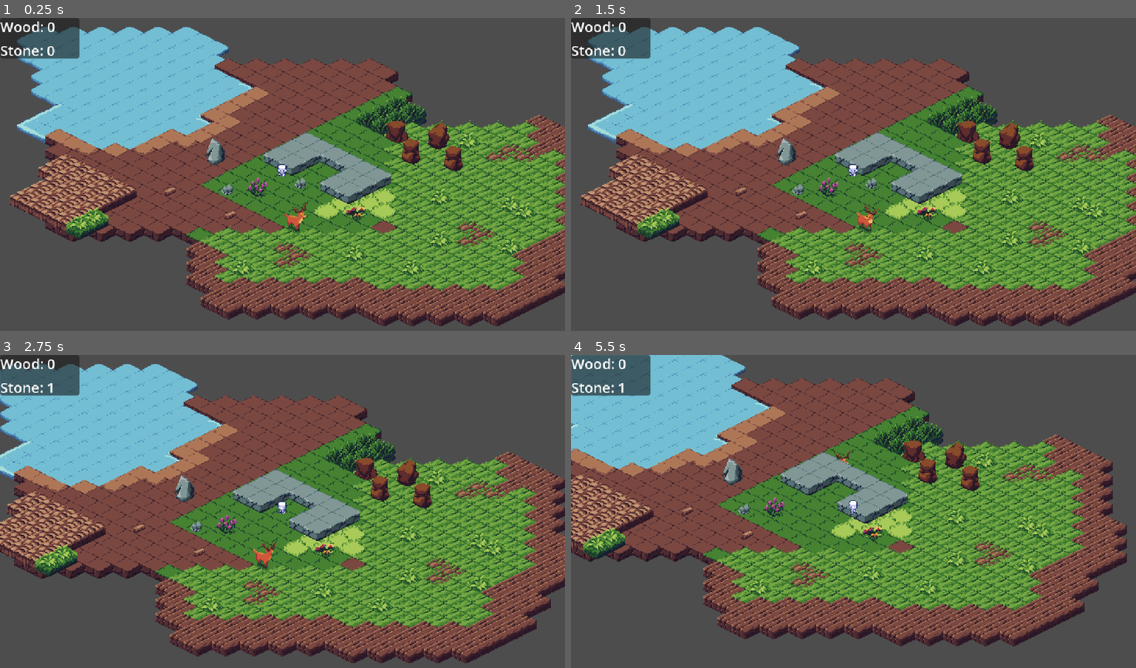
Above: before the commit, frames 1-4 (two rows, left to right).
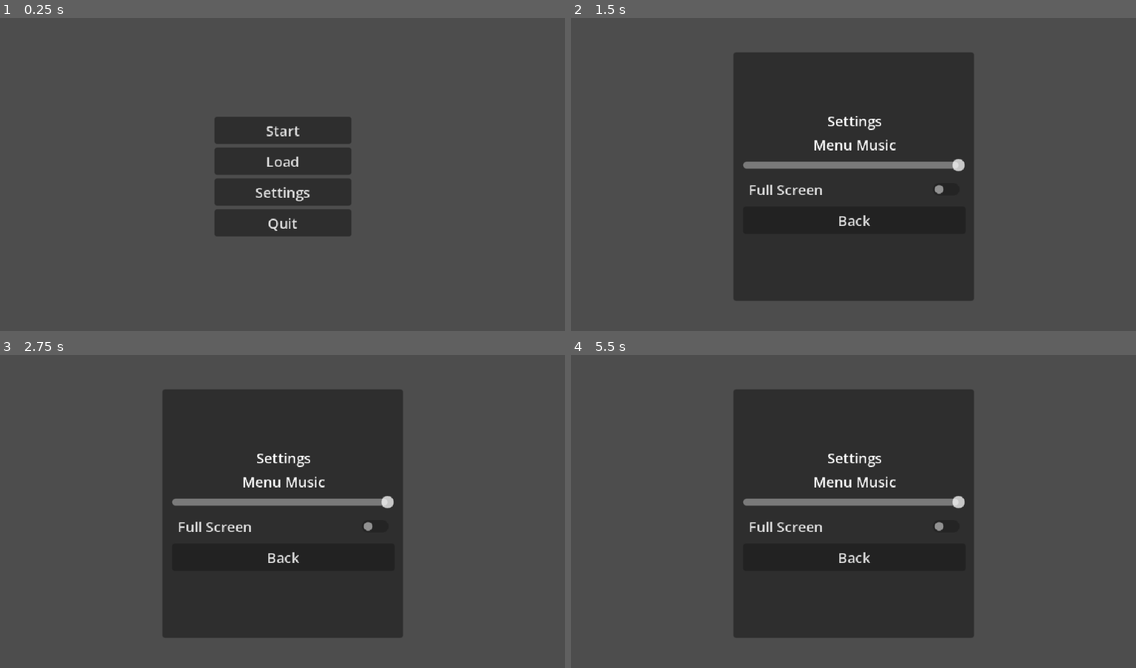
Above: after the commit, the same moments.

Repository: sperrodigital/iso
Game: Godot game, scene res://Scenes/main_menu.tscn
The game is run twice, just before and just after one commit, with the same random seed, the same clock (stepped at 60 frames per second) and the same inputs. Before the commit the project starts from res://Scenes/world.tscn.
Inputs (mouse positions are in pixels of both pictures, inside the frame that each line leads up to):
- Up to frame 1 (0.25 s): no input
- Up to frame 2 (1.5 s): click (853, 161) at 0.5 s, where only the run after the commit has a clickable "Load"; click (853, 193) at 1.25 s, where only the run after the commit has a clickable "Settings"
- Up to frame 3 (2.75 s): tap Enter at 2 s; hold Right (ui_right) from 2.03 s (still down)
- Up to frame 4 (5.5 s): release Right (ui_right) at 2.78 s; hold Down (ui_down) 2.78-3.53 s; hold Right (ui_right) 3.53-4.28 s; hold Up (ui_up) 4.28-5.03 s; hold Left (ui_left) from 5.03 s (still down)

The runs differ from the first frame. In frame 1, 66% of the frame differs, in the area x 0-100%, y 0-99%; in frame 2, 68%; in frame 3, 69%; in frame 4, 65%.

Commit message:
removing inventory and adding menu

Diff:
--- a/Scenes/Animals/Deer/deer.gd
+++ b/Scenes/Animals/Deer/deer.gd
@@ -11,7 +11,7 @@
 enum State { IDLE, WANDER }
 var state := State.IDLE
 var wander_direction := Vector2.ZERO
-var timer := 0.0
+var timer := 15.0
 
 func _ready() -> void:
 	_enter_idle()
@@ -25,7 +25,7 @@
 				_enter_wander()
 		State.WANDER:
 			velocity = wander_direction * SPEED
-			move_and_slide()
+			#move_and_slide()
 			if timer <= 0.0:
 				_enter_idle()
 
--- a/Scenes/UI.tscn
+++ /dev/null
@@ -1,31 +0,0 @@
-[gd_scene format=3 uid="uid://du1w661p5cvks"]
-
-[ext_resource type="Script" uid="uid://dirmeim6edr64" path="res://Scripts/UI.gd" id="1_uiscript"]
-
-[node name="Control" type="Control" unique_id=327695408]
-layout_mode = 3
-anchors_preset = 15
-anchor_right = 1.0
-anchor_bottom = 1.0
-grow_horizontal = 2
-grow_vertical = 2
-script = ExtResource("1_uiscript")
-
-[node name="Panel" type="Panel" parent="." unique_id=100000001]
-layout_mode = 1
-offset_right = 90.0
-offset_bottom = 46.0
-
-[node name="VBoxContainer" type="VBoxContainer" parent="Panel" unique_id=100000002]
-layout_mode = 1
-anchors_preset = 15
-anchor_right = 1.0
-anchor_bottom = 1.0
-
-[node name="WoodLabel" type="Label" parent="Panel/VBoxContainer" unique_id=100000003]
-layout_mode = 2
-text = "Wood: 0"
-
-[node name="StoneLabel" type="Label" parent="Panel/VBoxContainer" unique_id=100000004]
-layout_mode = 2
-text = "Stone: 0"
--- /dev/null
+++ b/Scenes/audio_control.gd
@@ -0,0 +1,12 @@
+extends HSlider
+
+@export var audio_bus_name: String
+
+var audio_bus_id
+
+func _ready():
+	audio_bus_id = AudioServer.get_bus_index(audio_bus_name)
+
+func _on_value_changed(value: float) -> void:
+	var db = linear_to_db(value)
+	AudioServer.set_bus_volume_db(audio_bus_id, db)
--- /dev/null
+++ b/Scenes/full_screen_control.gd
@@ -0,0 +1,7 @@
+extends CheckButton
+
+func _on_toggled(toggled_on: bool) -> void:
+	if toggled_on == true:
+		DisplayServer.window_set_mode(DisplayServer.WINDOW_MODE_FULLSCREEN)
+	else:
+		DisplayServer.window_set_mode(DisplayServer.WINDOW_MODE_WINDOWED)
--- /dev/null
+++ b/Scenes/main_menu.gd
@@ -0,0 +1,39 @@
+extends Control
+
+@onready var main_menu: Control = $"."
+@onready var settings_menu: CanvasLayer = $"Settings Menu"
+
+# Refs to sliders/buttons inside settings menu
+@onready var full_screen_control: CheckButton = $"Settings Menu/Panel/VBoxContainer/FullScreenControl"
+
+
+func _ready():
+	main_menu.visible = true
+	settings_menu.visible = false
+
+
+func _on_start_pressed():
+	# Start the game
+	get_tree().change_scene_to_file("res://Scenes/world.tscn")
+
+func _on_load_pressed():
+	# Load a saved game
+	pass # Hook up to save/load system UI.
+
+
+func _on_settings_pressed():
+	# Open hidden Settings Menu
+	print("Settings pressed...")
+	# Sync UI to current saved values in config
+
+	main_menu.visible = false
+	settings_menu.visible = true
+
+func _on_quit_pressed():
+	# Quit game
+	get_tree().quit()
+
+func _on_back_pressed():
+	# Back to main menu - from settings menu
+	main_menu.visible = true
+	settings_menu.visible = false
--- /dev/null
+++ b/Scenes/main_menu.tscn
@@ -0,0 +1,118 @@
+[gd_scene format=3 uid="uid://cggwsw6e3fno0"]
+
+[ext_resource type="Script" uid="uid://csv21sbeit12o" path="res://Scenes/main_menu.gd" id="1_28flt"]
+[ext_resource type="Script" uid="uid://gtrht3mnhiy3" path="res://Scenes/audio_control.gd" id="2_48xlc"]
+[ext_resource type="AudioStream" uid="uid://buvl60u6rhfvi" path="res://Assets/Music/MenuMusic.mp3" id="3_1ehe0"]
+[ext_resource type="Script" uid="uid://d0mcpptoh0v07" path="res://Scenes/full_screen_control.gd" id="4_ce3w2"]
+
+[node name="MainMenu" type="Control" unique_id=997784752]
+visible = false
+layout_mode = 3
+anchors_preset = 8
+anchor_left = 0.5
+anchor_top = 0.5
+anchor_right = 0.5
+anchor_bottom = 0.5
+grow_horizontal = 2
+grow_vertical = 2
+script = ExtResource("1_28flt")
+
+[node name="AudioStreamPlayer" type="AudioStreamPlayer" parent="." unique_id=1520222738]
+stream = ExtResource("3_1ehe0")
+autoplay = true
+bus = &"Music"
+
+[node name="VBoxContainer" type="VBoxContainer" parent="." unique_id=1213884724]
+layout_mode = 1
+anchors_preset = 8
+anchor_left = 0.5
+anchor_top = 0.5
+anchor_right = 0.5
+anchor_bottom = 0.5
+offset_left = -77.5
+offset_top = -68.0
+offset_right = 77.5
+offset_bottom = 68.0
+grow_horizontal = 2
+grow_vertical = 2
+
+[node name="Start" type="Button" parent="VBoxContainer" unique_id=1436551518]
+layout_mode = 2
+text = "Start"
+
+[node name="Load" type="Button" parent="VBoxContainer" unique_id=473724789]
+layout_mode = 2
+text = "Load"
+
+[node name="Settings" type="Button" parent="VBoxContainer" unique_id=133710722]
+layout_mode = 2
+text = "Settings"
+
+[node name="Quit" type="Button" parent="VBoxContainer" unique_id=311996278]
+layout_mode = 2
+text = "Quit"
+
+[node name="Settings Menu" type="CanvasLayer" parent="." unique_id=76104461]
+
+[node name="Panel" type="Panel" parent="Settings Menu" unique_id=1135367738]
+anchors_preset = 8
+anchor_left = 0.5
+anchor_top = 0.5
+anchor_right = 0.5
+anchor_bottom = 0.5
+offset_left = -136.25
+offset_top = -141.0
+offset_right = 136.25
+offset_bottom = 141.0
+grow_horizontal = 2
+grow_vertical = 2
+
+[node name="VBoxContainer" type="VBoxContainer" parent="Settings Menu/Panel" unique_id=490220740]
+layout_mode = 1
+anchors_preset = 8
+anchor_left = 0.5
+anchor_top = 0.5
+anchor_right = 0.5
+anchor_bottom = 0.5
+offset_left = -125.0
+offset_top = -60.0
+offset_right = 127.0
+offset_bottom = 49.0
+grow_horizontal = 2
+grow_vertical = 2
+
+[node name="Label" type="Label" parent="Settings Menu/Panel/VBoxContainer" unique_id=574614098]
+layout_mode = 2
+size_flags_horizontal = 4
+size_flags_vertical = 0
+text = "Settings"
+
+[node name="Game Music" type="Label" parent="Settings Menu/Panel/VBoxContainer" unique_id=1480599322]
+layout_mode = 2
+size_flags_horizontal = 4
+text = "Menu Music"
+
+[node name="MusicVolume" type="HSlider" parent="Settings Menu/Panel/VBoxContainer" unique_id=977964162]
+layout_mode = 2
+max_value = 1.0
+step = 0.05
+value = 1.0
+script = ExtResource("2_48xlc")
+audio_bus_name = "Music"
+
+[node name="FullScreenControl" type="CheckButton" parent="Settings Menu/Panel/VBoxContainer" unique_id=624162133]
+layout_mode = 2
+text = "Full Screen"
+script = ExtResource("4_ce3w2")
+
+[node name="Back" type="Button" parent="Settings Menu/Panel/VBoxContainer" unique_id=1641432168]
+layout_mode = 2
+text = "Back"
+
+[connection signal="pressed" from="VBoxContainer/Start" to="." method="_on_start_pressed"]
+[connection signal="pressed" from="VBoxContainer/Load" to="." method="_on_load_pressed"]
+[connection signal="pressed" from="VBoxContainer/Settings" to="." method="_on_settings_pressed"]
+[connection signal="pressed" from="VBoxContainer/Quit" to="." method="_on_quit_pressed"]
+[connection signal="value_changed" from="Settings Menu/Panel/VBoxContainer/MusicVolume" to="Settings Menu/Panel/VBoxContainer/MusicVolume" method="_on_value_changed"]
+[connection signal="toggled" from="Settings Menu/Panel/VBoxContainer/FullScreenControl" to="Settings Menu/Panel/VBoxContainer/FullScreenControl" method="_on_toggled"]
+[connection signal="pressed" from="Settings Menu/Panel/VBoxContainer/Back" to="." method="_on_back_pressed"]
--- a/Scenes/wood.gd
+++ b/Scenes/wood.gd
@@ -7,5 +7,5 @@
 
 func _on_body_entered(body: Node2D) -> void:
 	if body is CharacterBody2D:
-		Inventory.add_item(item_name)
+		#Inventory.add_item(item_name)
 		queue_free()
--- a/Scenes/world.tscn
+++ b/Scenes/world.tscn
@@ -5,8 +5,7 @@
 [ext_resource type="PackedScene" uid="uid://cnxf7fi2l8i54" path="res://Scenes/Resources/Wood.tscn" id="3_5a7ea"]
 [ext_resource type="PackedScene" uid="uid://bqw7fshvtdbs5" path="res://Scenes/Resources/Stone.tscn" id="4_8j60k"]
 [ext_resource type="PackedScene" uid="uid://dgajwms7a8jy4" path="res://Scenes/Animals/Deer/Deer.tscn" id="5_fo5ed"]
-[ext_resource type="PackedScene" uid="uid://du1w661p5cvks" path="res://Scenes/UI.tscn" id="6_ui"]
-[ext_resource type="PackedScene" uid="uid://cgo3ur6h8v6l3" path="res://Scenes/Audio/Background_Music.tscn" id="7_o06y3"]
+[ext_resource type="PackedScene" uid="uid://cgo3ur6h8v6l3" path="res://Scenes/Audio/Background_Music.tscn" id="6_5ukr8"]
 
 [sub_resource type="TileSetAtlasSource" id="TileSetAtlasSource_go701"]
 texture = ExtResource("1_a02cp")
@@ -220,15 +219,4 @@
 [node name="Deer" parent="." unique_id=1355055402 instance=ExtResource("5_fo5ed")]
 position = Vector2(282, 196)
 
-[node name="HUD" type="CanvasLayer" parent="." unique_id=1400000001]
-
-[node name="UI" parent="HUD" unique_id=1400000002 instance=ExtResource("6_ui")]
-anchors_preset = 0
-anchor_right = 0.0
-anchor_bottom = 0.0
-offset_left = 0.0
-offset_top = 0.0
-grow_horizontal = 1
-grow_vertical = 1
-
-[node name="BackgroundMusic" parent="." unique_id=2094942708 instance=ExtResource("7_o06y3")]
+[node name="BackgroundMusic" parent="." unique_id=2094942708 instance=ExtResource("6_5ukr8")]
--- a/Scripts/Player.gd
+++ b/Scripts/Player.gd
@@ -19,8 +19,8 @@
 
 func _physics_process(_delta: float) -> void:
 	var input := Vector2(
-		Input.get_axis("ui_left", "ui_right"),
-		Input.get_axis("ui_up", "ui_down")
+		Input.get_axis("walk_left", "walk_right"),
+		Input.get_axis("walk_up", "walk_down")
 	)
 
 	if input != Vector2.ZERO:
--- a/Scripts/UI.gd
+++ /dev/null
@@ -1,11 +0,0 @@
-extends Control
-
-@onready var wood_label: Label = $Panel/VBoxContainer/WoodLabel
-@onready var stone_label: Label = $Panel/VBoxContainer/StoneLabel
-
-func _ready() -> void:
-	Inventory.inventory_changed.connect(_on_inventory_changed)
-
-func _on_inventory_changed() -> void:
-	wood_label.text = "Wood: %d" % Inventory.get_item("Wood")
-	stone_label.text = "Stone: %d" % Inventory.get_item("Stone")
--- /dev/null
+++ b/default_bus_layout.tres
@@ -0,0 +1,15 @@
+[gd_resource type="AudioBusLayout" format=3 uid="uid://ccwdr42rwyry5"]
+
+[resource]
+bus/1/name = &"Music"
+bus/1/solo = false
+bus/1/mute = false
+bus/1/bypass_fx = false
+bus/1/volume_db = 0.0
+bus/1/send = &"Master"
+bus/2/name = &"Sounds Effects"
+bus/2/solo = false
+bus/2/mute = false
+bus/2/bypass_fx = false
+bus/2/volume_db = 0.0
+bus/2/send = &"Master"
--- a/project.godot
+++ b/project.godot
@@ -11,22 +11,48 @@
 [application]
 
 config/name="Iso"
-run/main_scene="uid://b5hg2gkg1a2n3"
+run/main_scene="uid://cggwsw6e3fno0"
 config/features=PackedStringArray("4.6", "Forward Plus")
 config/icon="res://icon.svg"
 
+[audio]
+
+buses/default_bus_layout="uid://ccwdr42rwyry5"
+
 [autoload]
 
-Inventory="*res://Scripts/Inventory.gd"
+SettingsManager="*uid://d1arvqlsbc6ha"
 
 [display]
 
 window/size/viewport_width=640
 window/size/viewport_height=360
-window/size/mode=3
 window/size/window_width_override=1280
 window/size/window_height_override=720
 window/stretch/mode="canvas_items"
+
+[input]
+
+walk_left={
+"deadzone": 0.2,
+"events": [Object(InputEventKey,"resource_local_to_scene":false,"resource_name":"","device":-1,"window_id":0,"alt_pressed":false,"shift_pressed":false,"ctrl_pressed":false,"meta_pressed":false,"pressed":false,"keycode":0,"physical_keycode":65,"key_label":0,"unicode":97,"location":0,"echo":false,"script":null)
+]
+}
+walk_right={
+"deadzone": 0.2,
+"events": [Object(InputEventKey,"resource_local_to_scene":false,"resource_name":"","device":-1,"window_id":0,"alt_pressed":false,"shift_pressed":false,"ctrl_pressed":false,"meta_pressed":false,"pressed":false,"keycode":0,"physical_keycode":68,"key_label":0,"unicode":100,"location":0,"echo":false,"script":null)
+]
+}
+walk_up={
+"deadzone": 0.2,
+"events": [Object(InputEventKey,"resource_local_to_scene":false,"resource_name":"","device":-1,"window_id":0,"alt_pressed":false,"shift_pressed":false,"ctrl_pressed":false,"meta_pressed":false,"pressed":false,"keycode":0,"physical_keycode":87,"key_label":0,"unicode":119,"location":0,"echo":false,"script":null)
+]
+}
+walk_down={
+"deadzone": 0.2,
+"events": [Object(InputEventKey,"resource_local_to_scene":false,"resource_name":"","device":-1,"window_id":0,"alt_pressed":false,"shift_pressed":false,"ctrl_pressed":false,"meta_pressed":false,"pressed":false,"keycode":0,"physical_keycode":83,"key_label":0,"unicode":115,"location":0,"echo":false,"script":null)
+]
+}
 
 [physics]
 
Not shown, added: Assets/Music/MenuMusic.mp3.import
Not shown, added: Assets/Music/Sounds/PickUp.mp3.import
Not shown, added: Assets/Music/Sounds/StoneHit.mp3.import
Not shown, added: Scenes/audio_control.gd.uid
Not shown, added: Scenes/full_screen_control.gd.uid
Not shown, added: Scenes/main_menu.gd.uid
Not shown, removed: Scripts/UI.gd.uid
Not shown, added: Assets/Music/MenuMusic.mp3
Not shown, added: Assets/Music/Sounds/PickUp.mp3
Not shown, added: Assets/Music/Sounds/StoneHit.mp3
